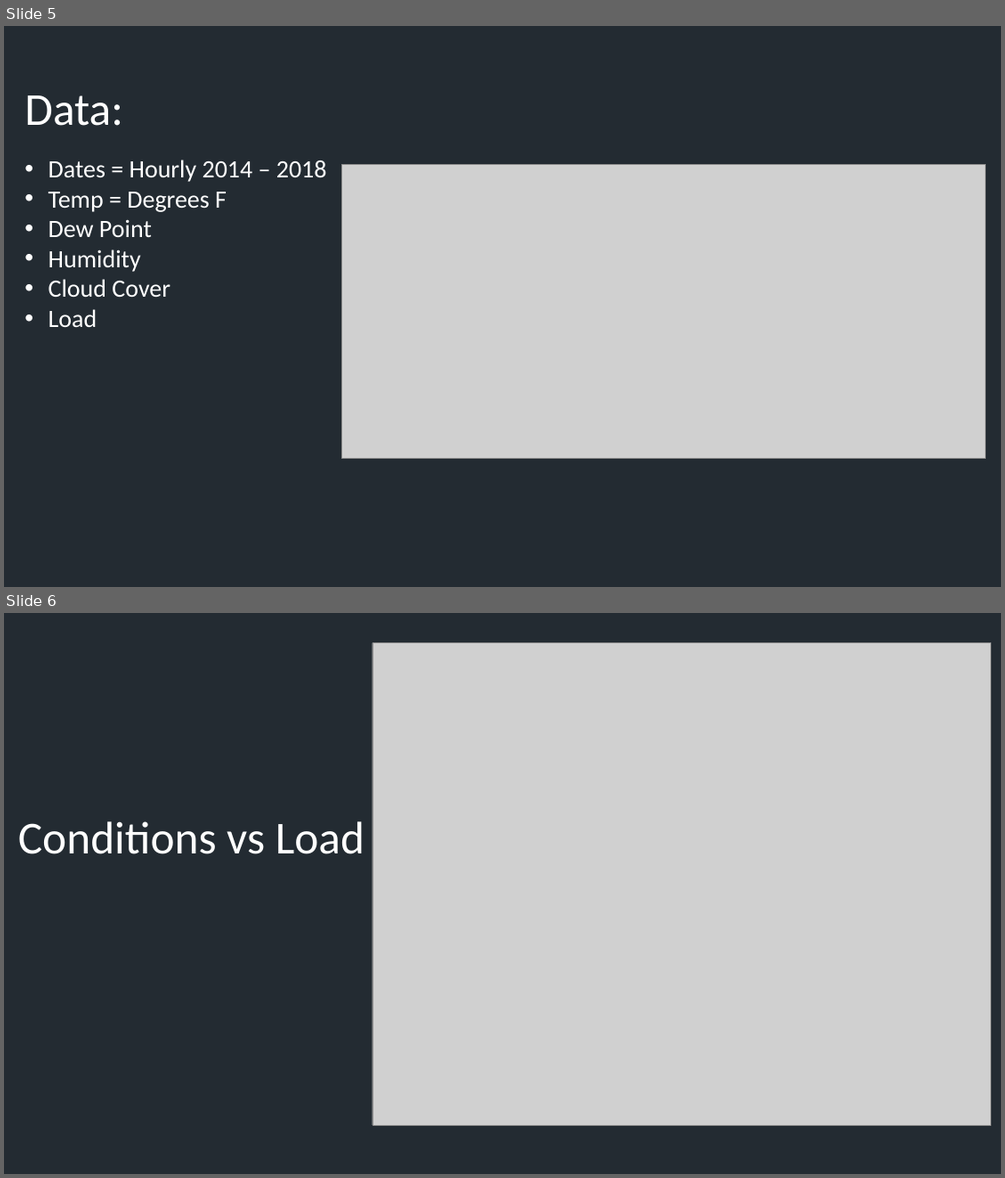
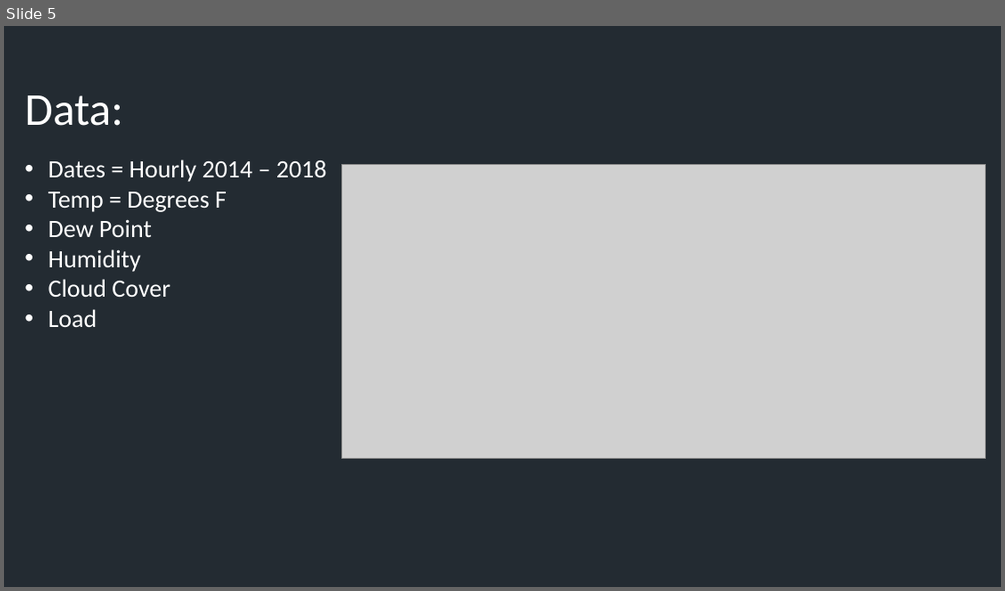
Before and after one commit to Matlickp/Energy_Load_Forecasting, a slide deck: Energy Load Forecasting Presentation.pptx. Shown one above the other, each under a label of ours: slides 5 and 6 before the commit, slide 5 after it. The pictures are 1005x1178 and 1005x591 pixels, drawn with LibreOffice and Linux fonts; fonts in the diff are those of the drawing; grey boxes stand for pictures; background and template pictures are left out. Boxes give left, top, right and bottom in pixels: in the first picture for what was removed or moved away, otherwise in the second. Text is boxed around its words. In the diff, an @@ line names an element or a change of style, - is before the commit and + after.

Commit message:
removed conditions slide in ppt

```diff
--- a/Energy Load Forecasting Presentation.pptx
+++ b/Energy Load Forecasting Presentation.pptx
@@ slide 6 removed at bbox=[4, 613, 1001, 1174], background picture (left out) @@
@@ picture removed at bbox=[372, 643, 990, 1125] @@
@@ title removed at bbox=[18, 821, 364, 854] @@
-Conditions vs Load
```
Also in this commit, not shown: 1 other file.
